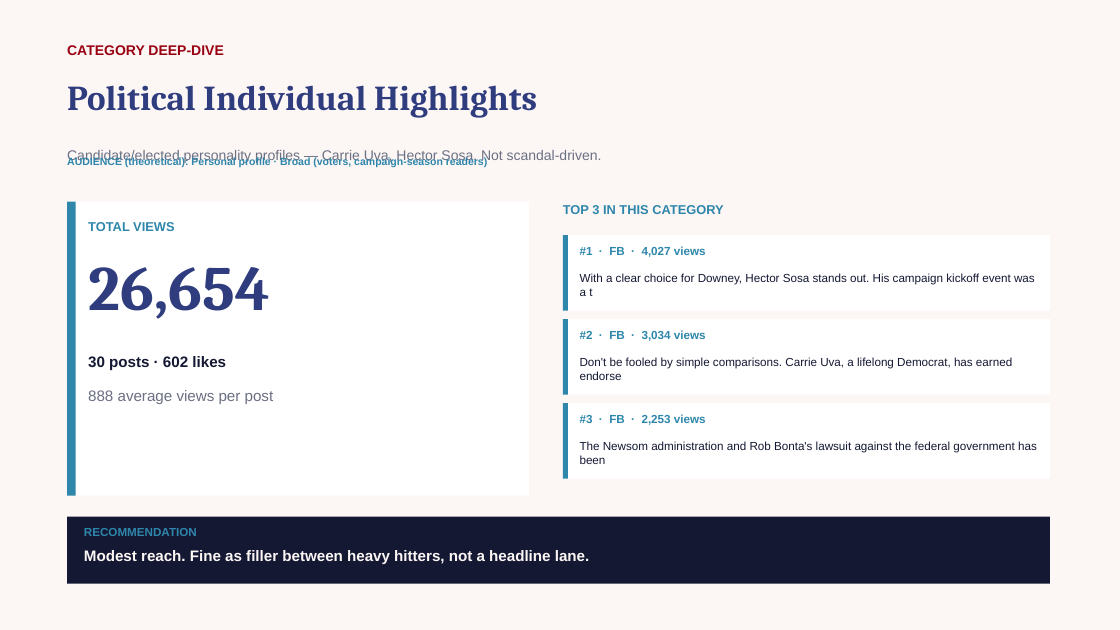
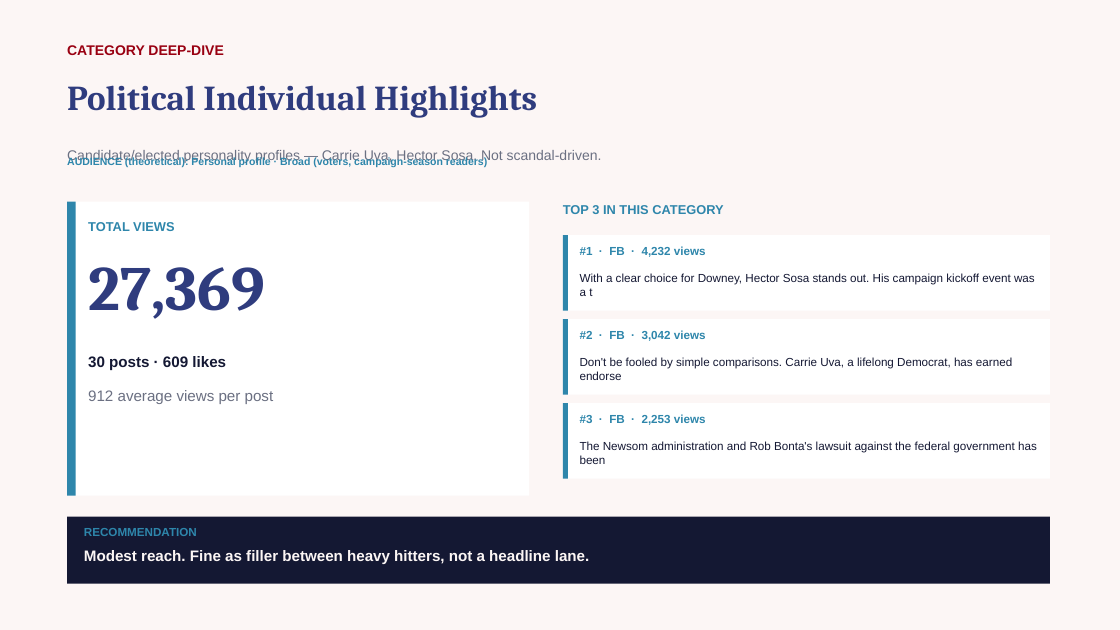
Before and after one commit to zvmmer/talking-downey-kpis, a slide deck: slide 12 of SPONSOR_CONTENT_REPORT.pptx (slide 11 before the commit). Drawn at 1120x630 pixels with LibreOffice and Linux fonts; fonts in the diff are those of the drawing. Boxes give left, top, right and bottom in pixels: in the first picture for what was removed or moved away, otherwise in the second. Text is boxed around its words. In the diff, an @@ line names an element or a change of style, - is before the commit and + after.

```diff
--- a/SPONSOR_CONTENT_REPORT.pptx
+++ b/SPONSOR_CONTENT_REPORT.pptx
@@ text at [88,267,265,319]: text changed @@
-26,654
+27,369
@@ text at [580,246,706,257]: text changed @@
-#1 · FB · 4,027 views
+#1 · FB · 4,232 views
@@ text at [88,356,226,370]: text changed @@
-30 posts · 602 likes
+30 posts · 609 likes
@@ text at [580,330,706,341]: text changed @@
-#2 · FB · 3,034 views
+#2 · FB · 3,042 views
@@ text at [88,390,274,404]: text changed @@
-888 average views per post
+912 average views per post
```
Also in this commit, not shown: 13 other slides changed, 5 other files.
